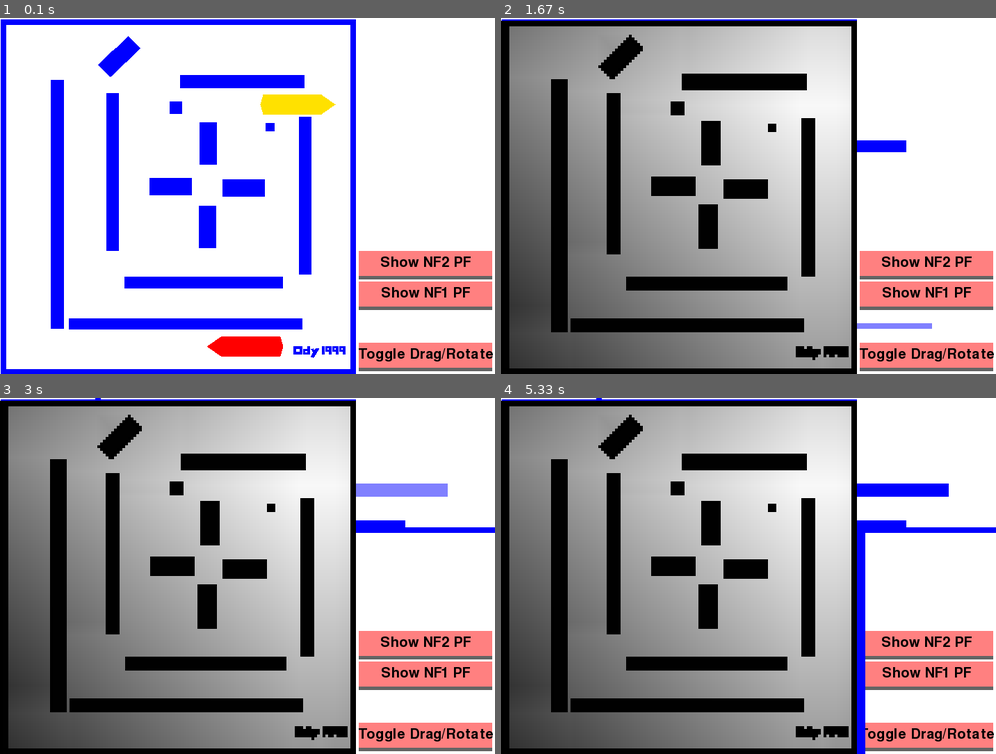
Above: before the commit, frames 1-4 (two rows, left to right).
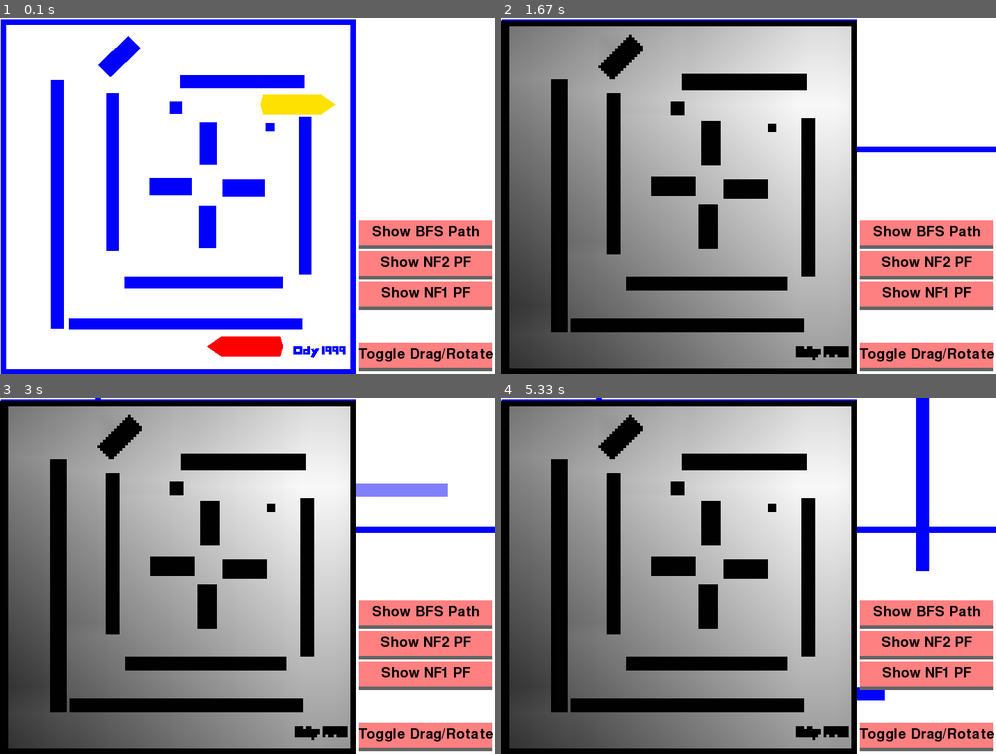
Above: after the commit, the same moments.

Repository: yuanhenglee/Motion-Planning-with-Pygame
Game: pygame game, started from BFPGame/run.py
The game is run twice, just before and just after one commit, with the same random seed, the same clock (stepped at 60 frames per second) and the same inputs.
Inputs (mouse positions are in pixels of both pictures, inside the frame that each line leads up to):
- Up to frame 1 (0.1 s): no input
- Up to frame 2 (1.67 s): click "Show NF1 PF" at 0.38 s; press the mouse at (679, 21) at 0.7 s; move the mouse to (768, 85) at 0.8 s; release the mouse at (852, 149) at 0.93 s; press the mouse at (703, 281) at 1.07 s; move the mouse to (763, 213) at 1.17 s; release the mouse at (827, 146) at 1.3 s; press the mouse at (837, 149) at 1.43 s; move the mouse to (788, 238) at 1.53 s; move the mouse to (738, 324) at 1.63 s
- Up to frame 3 (3 s): release the mouse at (237, 704) at 1.67 s; press the mouse at (4, 576) at 1.77 s; move the mouse to (49, 515) at 1.87 s; move the mouse to (99, 454) at 1.97 s; release the mouse at (99, 454) at 2 s; press the mouse at (252, 704) at 2.1 s; move the mouse to (207, 704) at 2.2 s; move the mouse to (158, 704) at 2.3 s; release the mouse at (158, 704) at 2.33 s; press the mouse at (178, 750) at 2.43 s; move the mouse to (262, 640) at 2.53 s; move the mouse to (351, 529) at 2.63 s; release the mouse at (351, 529) at 2.67 s; press the mouse at (242, 462) at 2.77 s; move the mouse to (311, 476) at 2.87 s; move the mouse to (386, 490) at 2.97 s
- Up to frame 4 (5.33 s): release the mouse at (887, 490) at 3 s; press the mouse at (560, 583) at 4.6 s; move the mouse to (738, 515) at 4.7 s; release the mouse at (921, 444) at 4.83 s; press the mouse at (921, 483) at 4.93 s; move the mouse to (892, 586) at 5.03 s; release the mouse at (857, 686) at 5.17 s

The runs differ from the first frame. In frame 1, 2.2% of the frame differs, in the area x 72-100%, y 56-65%; in frame 2, 2.9%; in frame 3, 2.4%; in frame 4, 5.1%, in the area x 71-100%, y 0-100%.

Commit message:
TODO: BFS finding

Diff:
--- a/BFPGame/potentialField.py
+++ b/BFPGame/potentialField.py
@@ -18,6 +18,9 @@
                 color = (color, color, color)
                 x, y = utils.world2Canvas((i, j))
                 pygame.draw.rect(gameDisplay, color, [x, y, utils.multiplier, utils.multiplier])
+
+    def BFS( self, start ):
+        ...
 
     def mark_NF1(self, goal ):
         bitmap = copy.deepcopy(globals.obstacles_bitmap)
--- a/BFPGame/run.py
+++ b/BFPGame/run.py
@@ -56,6 +56,10 @@
     globals.pf = pf1 + pf2
     globals.show_bitmap = not globals.show_bitmap
 
+def set_BFS_PF():
+    globals.pf.BFS( robots[0].robot_init.get_abs_round_point()[0] )
+    globals.show_bitmap = not globals.show_bitmap
+
 # init pygame window
 pygame.init()
 gameDisplay = pygame.display.set_mode(
@@ -82,12 +86,12 @@
 # button space: 200, 40
 all_objects.add(gui.Button('Toggle Drag/Rotate', 192, 36,
                 utils.world2Canvas((129, 10)), 5, toggle_drag_rotate))
-# all_objects.add(gui.Button('Reset', 192, 36,
-#                 utils.world2Canvas((129, 21)), 5, init_window))
 all_objects.add(gui.Button('Show NF1 PF', 192, 36,
                 utils.world2Canvas((129, 32)), 5, set_NF1_PF))
 all_objects.add(gui.Button('Show NF2 PF', 192, 36,
                 utils.world2Canvas((129, 43)), 5, set_NF2_PF))
+all_objects.add(gui.Button('Show BFS Path', 192, 36,
+                utils.world2Canvas((129, 54)), 5, set_BFS_PF))
 
 
 
